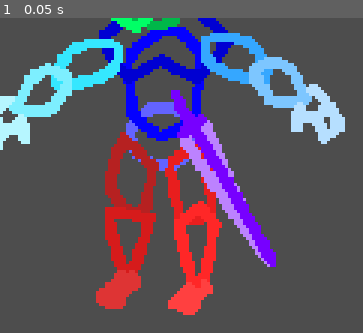
Above: before the commit, frame 1.
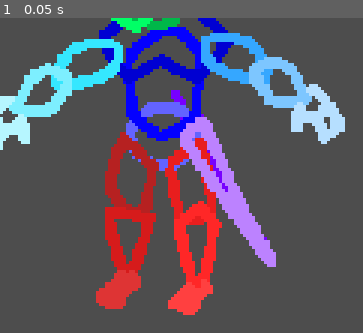
Above: after the commit, the same moment.

Repository: osid54/microgamejam
Game: Godot game, scene res://body/rig.tscn
Two runs of this game, one before a commit and one after it. Both use one fixed random seed, a clock stepped at 60 frames per second and the inputs below. This scene is started directly instead of the project's main scene.
Inputs:
- Up to frame 1 (0.05 s): no input

The runs differ from the first frame. In frame 1, 2.0% of the frame differs, in the area x 47-77%, y 26-80%.

Commit message:
gave up on skele

Diff:
--- a/body/rig.tscn
+++ b/body/rig.tscn
@@ -21,6 +21,10 @@
 [ext_resource type="Texture2D" uid="uid://cp44qtd0t7aon" path="res://body/parts/Sword.png" id="19_bdjw0"]
 
 [node name="rig" type="Node2D"]
+
+[node name="Sword" type="Sprite2D" parent="."]
+position = Vector2(80, 55)
+texture = ExtResource("19_bdjw0")
 
 [node name="Hips" type="Sprite2D" parent="."]
 position = Vector2(79, 55)
@@ -52,6 +56,19 @@
 texture = ExtResource("6_dw2xu")
 offset = Vector2(-52, 1)
 
+[node name="end" type="Marker2D" parent="Hips/Belly/Chest/LBicep/LForearm/LHand"]
+position = Vector2(16, 19)
+
+[node name="Neck" type="Sprite2D" parent="Hips/Belly/Chest"]
+position = Vector2(-1, -6)
+texture = ExtResource("10_kgwe6")
+offset = Vector2(2, 34)
+
+[node name="Head" type="Sprite2D" parent="Hips/Belly/Chest/Neck"]
+position = Vector2(-4, -11)
+texture = ExtResource("11_t50ms")
+offset = Vector2(3, 43)
+
 [node name="RBicep" type="Sprite2D" parent="Hips/Belly/Chest"]
 position = Vector2(-19, 4)
 texture = ExtResource("7_687da")
@@ -67,15 +84,8 @@
 texture = ExtResource("9_ex7k5")
 offset = Vector2(52, 3)
 
-[node name="Neck" type="Sprite2D" parent="Hips/Belly/Chest"]
-position = Vector2(-1, -6)
-texture = ExtResource("10_kgwe6")
-offset = Vector2(2, 34)
-
-[node name="Head" type="Sprite2D" parent="Hips/Belly/Chest/Neck"]
-position = Vector2(-4, -11)
-texture = ExtResource("11_t50ms")
-offset = Vector2(3, 43)
+[node name="end" type="Marker2D" parent="Hips/Belly/Chest/RBicep/RForearm/RHand"]
+position = Vector2(-14, 21)
 
 [node name="RThigh" type="Sprite2D" parent="Hips"]
 position = Vector2(-14, 6)
@@ -92,6 +102,9 @@
 texture = ExtResource("14_k5nvn")
 offset = Vector2(12, -54)
 
+[node name="end" type="Marker2D" parent="Hips/RThigh/RCalf/RFoot"]
+position = Vector2(-8, 10)
+
 [node name="LThigh" type="Sprite2D" parent="Hips"]
 position = Vector2(10, 8)
 texture = ExtResource("15_lghwj")
@@ -107,11 +120,10 @@
 texture = ExtResource("17_7vclo")
 offset = Vector2(-15, -59)
 
+[node name="end" type="Marker2D" parent="Hips/LThigh/LCalf/LFoot"]
+position = Vector2(-8, 10)
+
 [node name="Sheath" type="Sprite2D" parent="Hips"]
 position = Vector2(12, -2)
 texture = ExtResource("18_e3rfs")
 offset = Vector2(-11, 2)
-
-[node name="Sword" type="Sprite2D" parent="."]
-position = Vector2(80, 55)
-texture = ExtResource("19_bdjw0")
